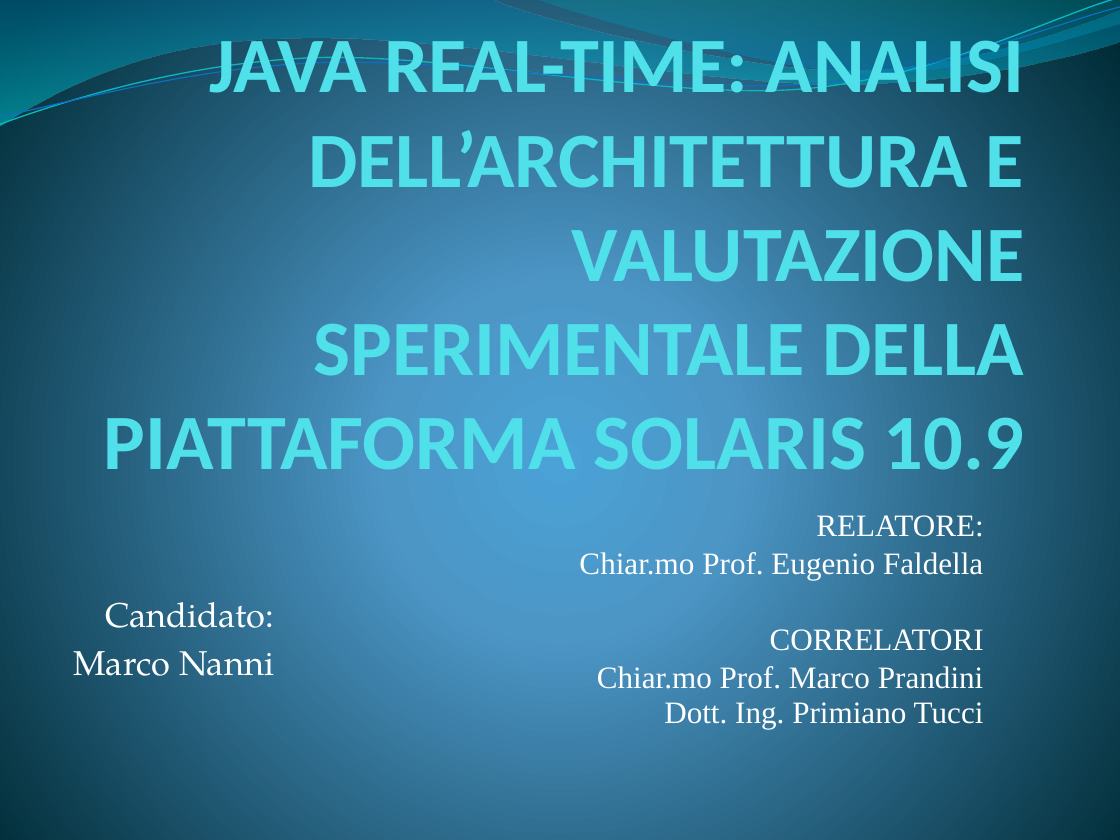
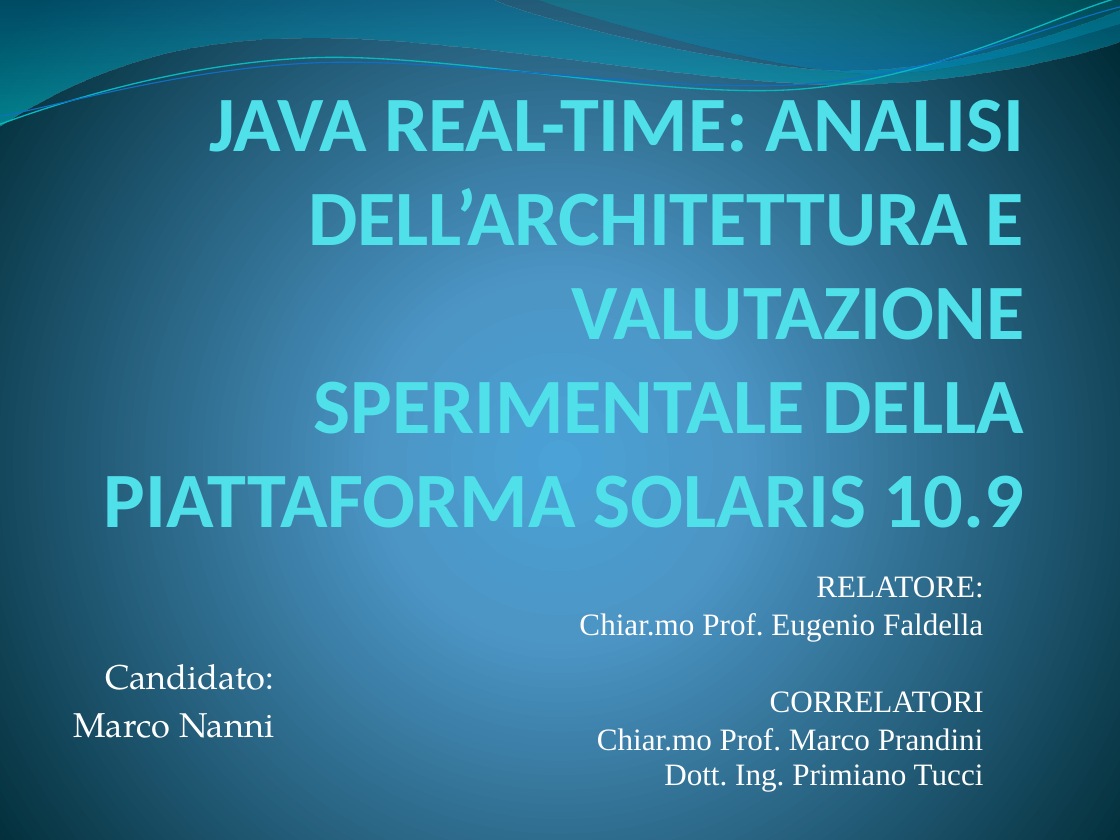
Before and after one commit to marconanni/provejavarealtime, a slide deck: slide 1 of SolarisNetBeansProjects/parti tesi/bozza presentazione.pptx. Drawn at 1120x840 pixels with LibreOffice and Linux fonts; fonts in the diff are those of the drawing. Boxes give left, top, right and bottom in pixels: in the first picture for what was removed or moved away, otherwise in the second. Text is boxed around its words. In the diff, an @@ line names an element or a change of style, - is before the commit and + after.

Commit message:
versione semidefinitiva della presentazione

```diff
--- a/SolarisNetBeansProjects/parti tesi/bozza presentazione.pptx
+++ b/SolarisNetBeansProjects/parti tesi/bozza presentazione.pptx
@@ 1 title, 1 subtitle, 1 table: place and size @@
-1 title, 1 subtitle, 1 table at <box>74,32,1024,738</box>
+1 title, 1 subtitle, 1 table at <box>74,86,1024,800</box>
```
Also in this commit, not shown: 6 other slides changed, 3 slides removed.
